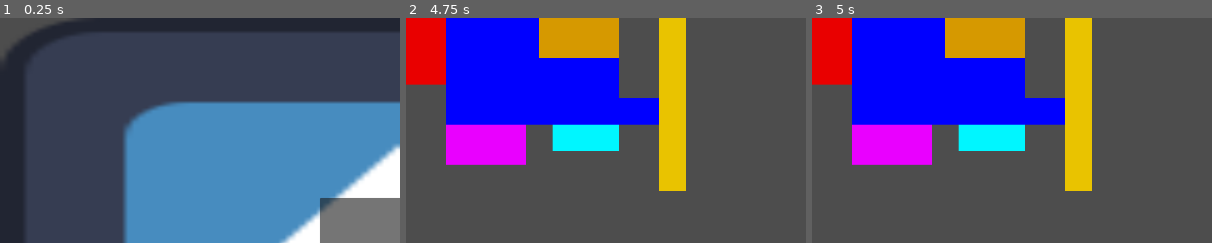
Above: before the commit, frames 1-3 (left to right).
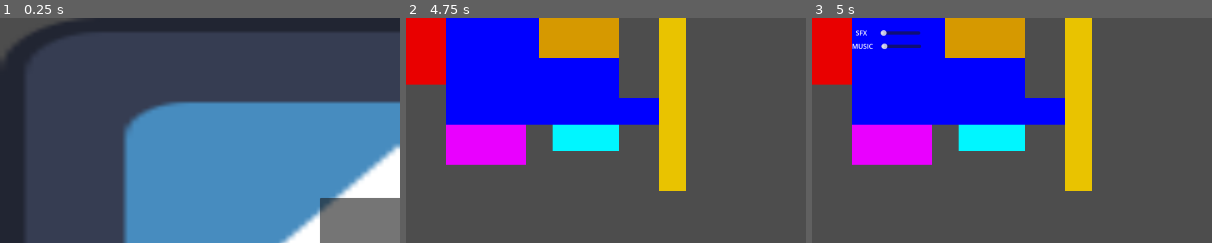
Above: after the commit, the same moments.

Repository: mntjams/game-jam-25-2
Game: Godot game, scene res://scenes/main_menu.tscn
Two runs of this game, one before a commit and one after it. Both use one fixed random seed, a clock stepped at 60 frames per second and the inputs below. The engine's default icon, where the game draws it, is replaced by a stand-in: a white triangle on a blue panel in a dark square.
Inputs (mouse positions are % of the whole screen's width and height, from its top left):
- Up to frame 1 (0.25 s): no input
- Up to frame 2 (4.75 s): click (50, 50) at 0.5 s; tap Enter at 1.25, 2.75, 4.25 s; tap Space at 2, 3.5 s
- Up to frame 3 (5 s): tap Escape (settings, bound only after the commit) at 4.9 s
The pictures show only the part of the screen within x 0-50%, y 0-50%; the shares and areas given below are measured in that part.

Frames 1-2 are identical in both runs. In frame 3, 0.5% of the frame differs, in the area x 10-28%, y 5-15%.

Commit message:
adio settings

Diff:
--- a/project.godot
+++ b/project.godot
@@ -17,6 +17,7 @@
 [autoload]
 
 GM="*res://scenes/game_manager.tscn"
+AS="*res://scenes/audio_settings.tscn"
 
 [display]
 
@@ -24,6 +25,14 @@
 window/size/viewport_height=1080
 window/stretch/mode="viewport"
 
+[input]
+
+settings={
+"deadzone": 0.2,
+"events": [Object(InputEventKey,"resource_local_to_scene":false,"resource_name":"","device":0,"window_id":0,"alt_pressed":false,"shift_pressed":false,"ctrl_pressed":false,"meta_pressed":false,"pressed":false,"keycode":0,"physical_keycode":4194305,"key_label":0,"unicode":0,"location":0,"echo":false,"script":null)
+]
+}
+
 [rendering]
 
 renderer/rendering_method="gl_compatibility"
--- /dev/null
+++ b/scenes/audio_settings.tscn
@@ -0,0 +1,45 @@
+[gd_scene load_steps=2 format=3 uid="uid://b1padd45sj1xa"]
+
+[ext_resource type="Script" uid="uid://6u1u1r3uiku5" path="res://scripts/audio_settings.gd" id="1_7rsd2"]
+
+[node name="AudioSettings" type="Control"]
+layout_mode = 3
+anchors_preset = 15
+anchor_right = 1.0
+anchor_bottom = 1.0
+grow_horizontal = 2
+grow_vertical = 2
+script = ExtResource("1_7rsd2")
+
+[node name="HUD" type="CanvasLayer" parent="."]
+visible = false
+
+[node name="SFX" type="Node2D" parent="HUD"]
+position = Vector2(92, 24)
+
+[node name="SFXLabel" type="Label" parent="HUD/SFX"]
+offset_right = 55.0
+offset_bottom = 23.0
+text = "SFX"
+horizontal_alignment = 1
+
+[node name="SFXSlider" type="HSlider" parent="HUD/SFX"]
+offset_left = 72.0
+offset_top = 4.0
+offset_right = 168.0
+offset_bottom = 20.0
+
+[node name="MUSIC" type="Node2D" parent="HUD"]
+position = Vector2(94, 56)
+
+[node name="MUSICLabel" type="Label" parent="HUD/MUSIC"]
+offset_right = 55.0
+offset_bottom = 23.0
+text = "MUSIC"
+horizontal_alignment = 1
+
+[node name="MUSICSlider" type="HSlider" parent="HUD/MUSIC"]
+offset_left = 72.0
+offset_top = 4.0
+offset_right = 168.0
+offset_bottom = 20.0
--- /dev/null
+++ b/scripts/audio_settings.gd
@@ -0,0 +1,15 @@
+extends Control
+
+
+# Called when the node enters the scene tree for the first time.
+func _ready() -> void:
+	pass
+
+
+# Called every frame. 'delta' is the elapsed time since the previous frame.
+func _process(delta: float) -> void:
+	pass
+
+func _input(event: InputEvent) -> void:
+	if event.is_action_pressed("settings"):
+		$HUD.visible = !$HUD.visible
Not shown, added: scripts/audio_settings.gd.uid
